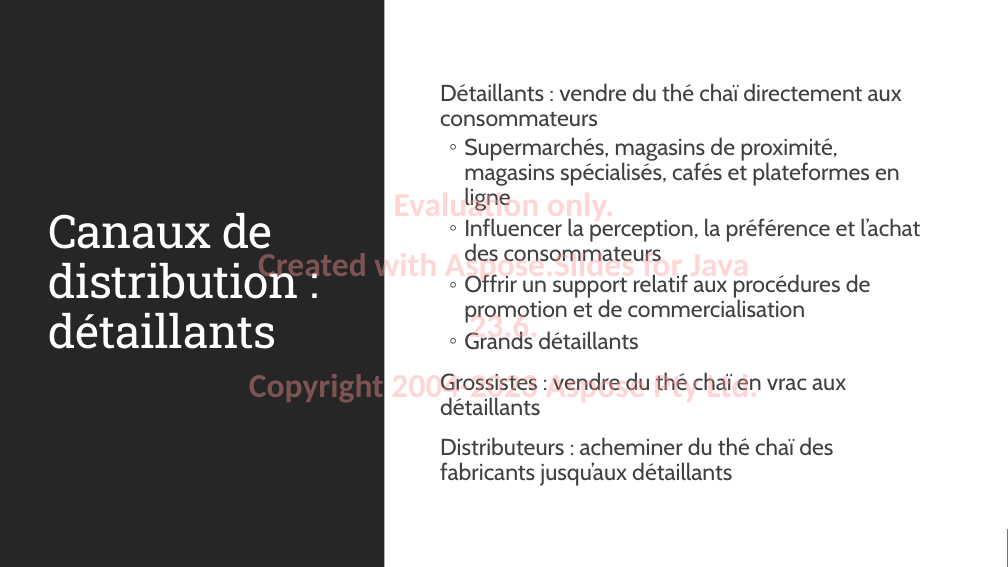
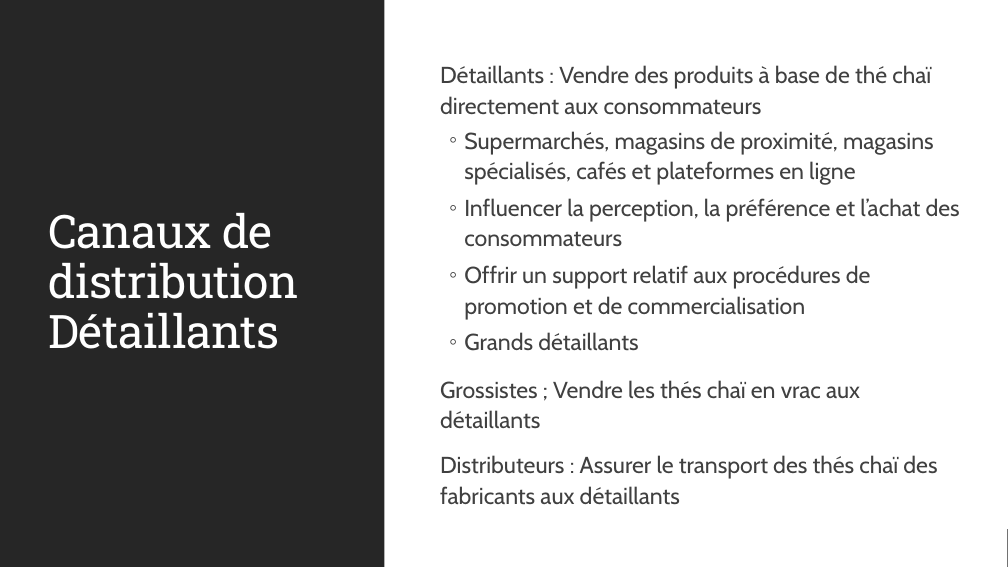
Before and after one commit to MicrosoftLearning/MS-4004-Empower-workforce-copilot-use-cases.fr-fr, a slide deck: slide 8 of ResourceFiles/Mystic Spice Premium Chai Market Analysis Presentation.pptx. Drawn at 1008x567 pixels with LibreOffice and Linux fonts; fonts in the diff are those of the drawing. Boxes give left, top, right and bottom in pixels: in the first picture for what was removed or moved away, otherwise in the second. Text is boxed around its words. In the diff, an @@ line names an element or a change of style, - is before the commit and + after.

```diff
--- a/ResourceFiles/Mystic Spice Premium Chai Market Analysis Presentation.pptx
+++ b/ResourceFiles/Mystic Spice Premium Chai Market Analysis Presentation.pptx
@@ text at [440, 65, 931, 115]: text changed @@
-  Détaillants : vendre du thé chaï directement aux consommateurs
+  Détaillants : Vendre des produits à base de thé chaï directement aux consommateurs
@@ text at [464, 131, 960, 351]: line spacing 0.9 to 1.1 @@
@@ text removed at [249, 188, 759, 406] @@
-Evaluation only.
-Created with Aspose.Slides for Java 23.6.
-Copyright 2004-2023 Aspose Pty Ltd.
@@ title at [48, 213, 299, 349]: text changed @@
-Canaux de distribution : détaillants
+Canaux de distribution Détaillants
@@ text at [440, 380, 937, 505]: text changed @@
-  Grossistes : vendre du thé chaï en vrac aux détaillants
-  Distributeurs : acheminer du thé chaï des fabricants jusqu’aux détaillants
+  Grossistes ; Vendre les thés chaï en vrac aux détaillants
+  Distributeurs : Assurer le transport des thés chaï des fabricants aux détaillants
```
Also in this commit, not shown: 13 other slides changed, 18 other files.
